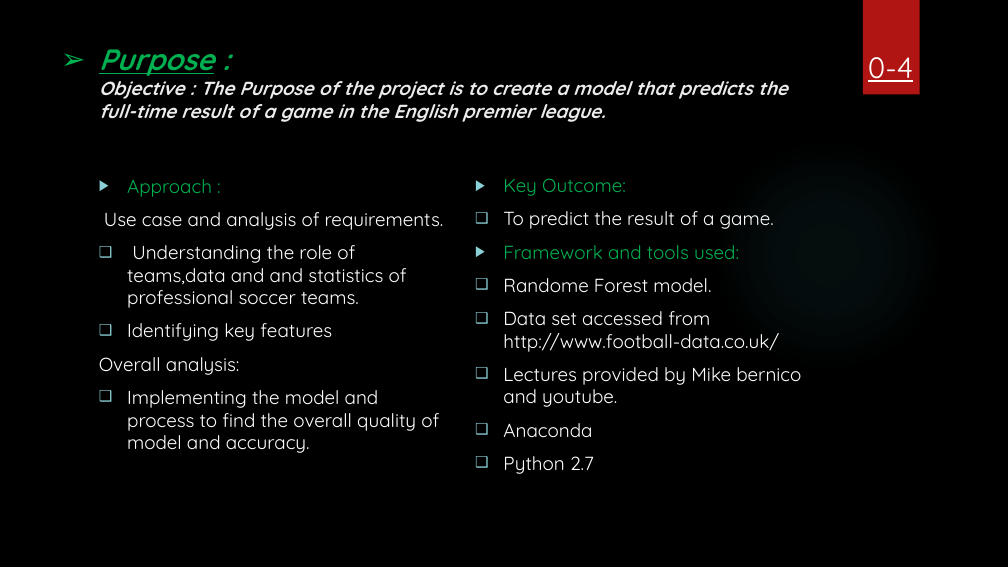
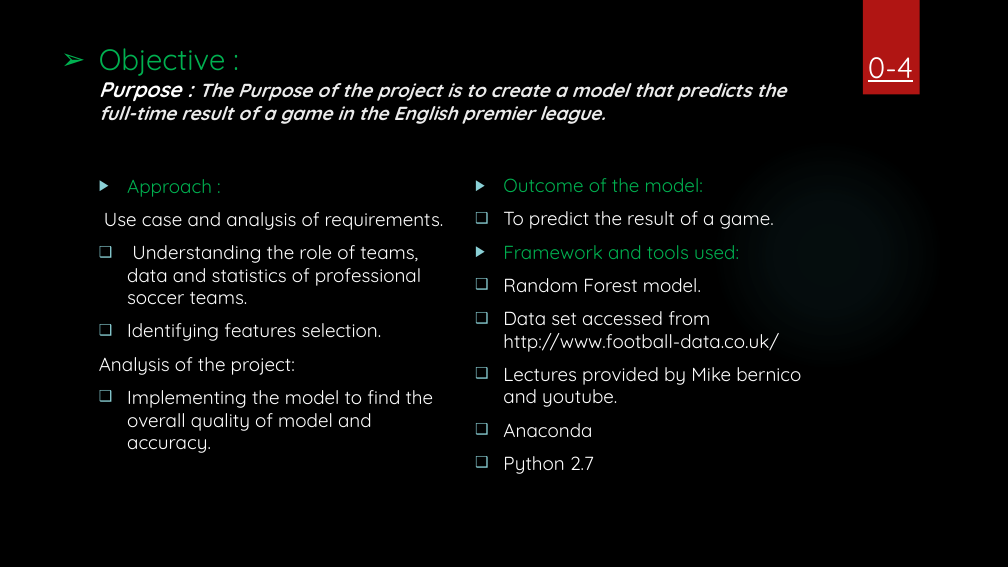
Before and after one commit to amoha39/Final-Project-1, a slide deck: slide 4 of Final Project.pptx. Drawn at 1008x567 pixels with LibreOffice and Linux fonts; fonts in the diff are those of the drawing; background and template pictures are left out. Boxes give left, top, right and bottom in pixels: in the first picture for what was removed or moved away, otherwise in the second. Text is boxed around its words. In the diff, an @@ line names an element or a change of style, - is before the commit and + after.

```diff
--- a/Final Project.pptx
+++ b/Final Project.pptx
@@ title at [99, 48, 786, 124]: text changed @@
-➢ Purpose :
-  Objective : The Purpose of the project is to create a model that predicts the
-  full-time result of a game in the English premier league.
+➢ Objective :
+  Purpose : The Purpose of the project is to create a model that predicts the
+  full-time result of a game in the English premier league.
@@ text at [503, 178, 703, 192]: text changed @@
-▶ Key Outcome:
+▶ Outcome of the model:
@@ text at [99, 245, 434, 453]: text changed @@
-❑ Understanding the role of teams,data and and statistics of professional soccer teams.
-❑ Identifying key features
-Overall analysis:
-❑ Implementing the model and process to find the overall quality of model and accuracy.
+❑ Understanding the role of teams, data and statistics of professional soccer teams.
+❑ Identifying features selection.
+Analysis of the project:
+❑ Implementing the model to find the overall quality of model and accuracy.
@@ text at [503, 278, 701, 292]: text changed @@
-❑ Randome Forest model.
+❑ Random Forest model.
```
Also in this commit, not shown: 4 other slides changed.
